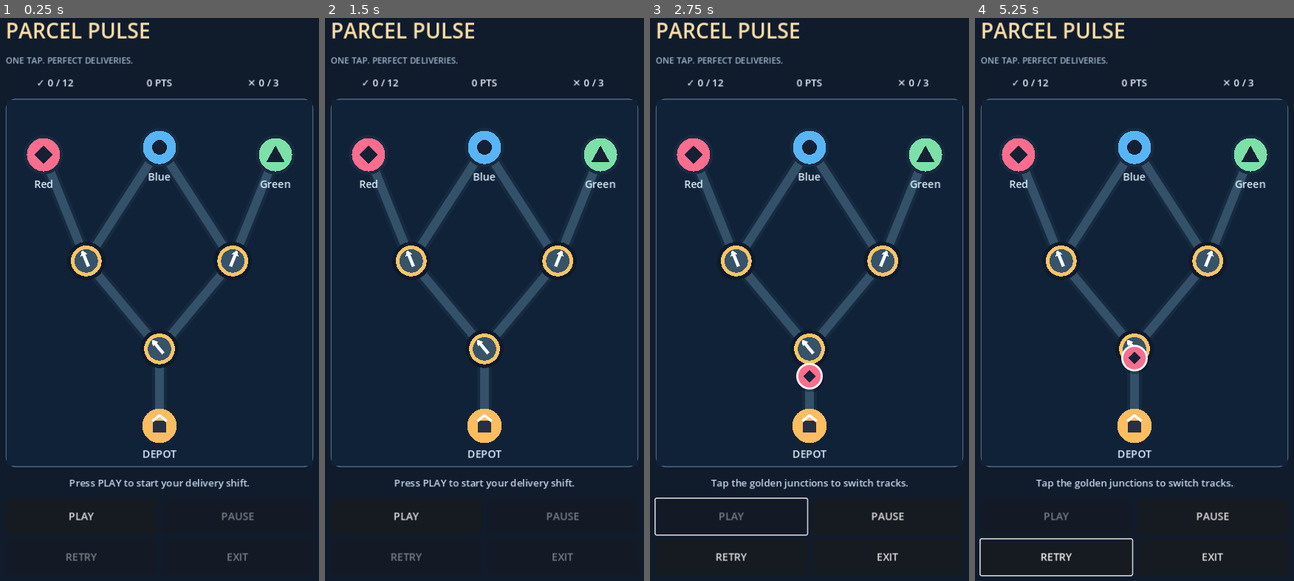
Above: before the commit, frames 1-4 (left to right).
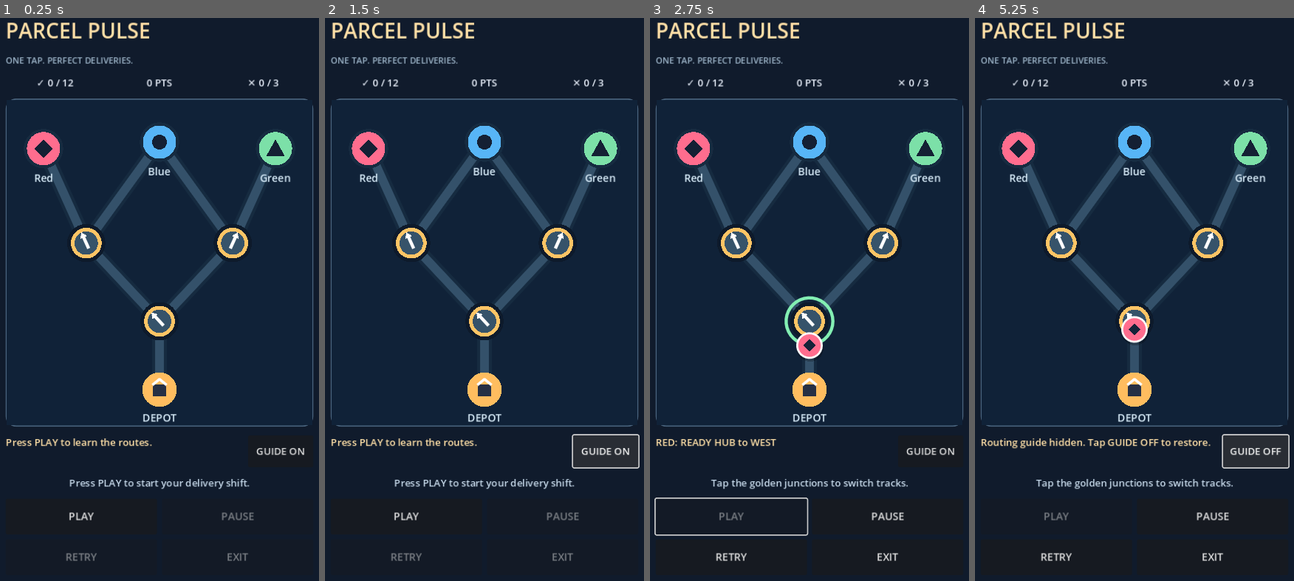
Above: after the commit, the same moments.

Repository: gauravprajapat-23/Parcel-pulse
Game: Godot game, scene res://scenes/game_screen.tscn
Two runs of this game, one before a commit and one after it. Both use one fixed random seed, a clock stepped at 60 frames per second and the inputs below.
Inputs (mouse positions are in pixels of both pictures, inside the frame that each line leads up to):
- Up to frame 1 (0.25 s): no input
- Up to frame 2 (1.5 s): click (605, 451) at 0.5 s, where only the run after the commit has a clickable "GUIDE ON"; click (605, 451) at 1.25 s, where only the run after the commit has a clickable "GUIDE OFF"
- Up to frame 3 (2.75 s): click "PLAY" at 2 s
- Up to frame 4 (5.25 s): click "RETRY" at 2.75 s; click "RETRY" at 3.5 s; click "RETRY" at 4.25 s; click (1255, 451) at 5 s, where only the run after the commit has a clickable "GUIDE ON"

The runs differ from the first frame. In frame 1, 8.6% of the frame differs, in the area x 1-99%, y 19-80%; in frame 2, 9.7%; in frame 3, 8.9%; in frame 4, 10%, in the area x 1-99%, y 19-100%.

Commit message:
feat(tutorial): add live routing guide, junction focus and guidance tests

Diff:
--- a/scripts/ui/board_view.gd
+++ b/scripts/ui/board_view.gd
@@ -4,6 +4,8 @@
 # Render-only view: all routing, scoring and delivery states belong to
 # ShiftController and BoardState.
 var controller: ShiftController
+var guide_focus: String = ""
+var guide_needs_action: bool = false
 
 const INK = Color("#d9edfa")
 const ROAD_BACK = Color("#162b40")
@@ -19,6 +21,14 @@
 	controller = value
 	controller.board.junction_changed.connect(_on_junction_changed)
 	controller.phase_changed.connect(_on_phase_changed)
+	queue_redraw()
+
+
+func set_guide_focus(node_id: String, needs_action: bool) -> void:
+	if guide_focus == node_id and guide_needs_action == needs_action:
+		return
+	guide_focus = node_id
+	guide_needs_action = needs_action
 	queue_redraw()
 
 
@@ -99,6 +109,12 @@
 			tip - direction * 9.0 - side * 6.0
 		]), Color.WHITE)
 
+	# Circle only the next junction the live guide is referring to.
+	if controller.board.is_junction(guide_focus):
+		var focus: Vector2 = _point(guide_focus)
+		var ring: Color = Color("#ffde84") if guide_needs_action else Color("#83efb3")
+		draw_arc(focus, 38.0, 0.0, TAU, 36, ring, 4.0, true)
+
 	for parcel in controller.parcels:
 		if not parcel.active:
 			continue
--- a/scripts/ui/game_screen.gd
+++ b/scripts/ui/game_screen.gd
@@ -9,6 +9,10 @@
 var score_label: Label
 var mistakes_label: Label
 var hint_label: Label
+var coach_label: Label
+var guide_button: Button
+var guide_enabled: bool = true
+var _last_guidance: String = ""
 var play_button: Button
 var pause_button: Button
 var restart_button: Button
@@ -27,10 +31,12 @@
 	controller.shift_finished.connect(_on_shift_finished)
 	_on_phase_changed(controller.phase)
 	_on_totals_changed(controller.score, controller.correct, controller.mistakes)
+	_update_guidance()
 
 
 func _physics_process(delta: float) -> void:
 	controller.advance(delta)
+	_update_guidance()
 
 
 func _notification(what: int) -> void:
@@ -115,6 +121,23 @@
 	board_view.size_flags_vertical = Control.SIZE_EXPAND_FILL
 	board_view.bind_controller(controller)
 	board_panel.add_child(board_view)
+
+	var coach_row := HBoxContainer.new()
+	coach_row.add_theme_constant_override("separation", 8)
+	column.add_child(coach_row)
+	coach_label = Label.new()
+	coach_label.text = "MATCH COLOR + SHAPE. Tap the golden switches."
+	coach_label.size_flags_horizontal = Control.SIZE_EXPAND_FILL
+	coach_label.autowrap_mode = TextServer.AUTOWRAP_WORD_SMART
+	coach_label.custom_minimum_size = Vector2(0, 52)
+	coach_label.add_theme_font_size_override("font_size", 16)
+	coach_label.add_theme_color_override("font_color", Color("#ffe0a7"))
+	coach_row.add_child(coach_label)
+	guide_button = Button.new()
+	guide_button.text = "GUIDE ON"
+	guide_button.custom_minimum_size = Vector2(106, 52)
+	guide_button.pressed.connect(_on_guide_pressed)
+	coach_row.add_child(guide_button)
 
 	hint_label = Label.new()
 	hint_label.text = "Tap the golden junctions to switch tracks."
@@ -190,6 +213,32 @@
 		(result_backdrop.size.y - 310.0) * 0.5
 	)
 	result_panel.size = Vector2(box_width, 310)
+
+
+func _on_guide_pressed() -> void:
+	guide_enabled = not guide_enabled
+	guide_button.text = "GUIDE ON" if guide_enabled else "GUIDE OFF"
+	_last_guidance = ""
+	_update_guidance()
+
+
+func _update_guidance() -> void:
+	if coach_label == null or board_view == null:
+		return
+	if not guide_enabled:
+		if _last_guidance != "OFF":
+			coach_label.text = "Routing guide hidden. Tap GUIDE OFF to restore."
+			board_view.set_guide_focus("", false)
+			_last_guidance = "OFF"
+		return
+	var advice: Dictionary = RoutingCoach.get_guidance(controller)
+	var message: String = str(advice["message"])
+	var focus: String = str(advice["focus"])
+	var needs_action: bool = bool(advice["needs_action"])
+	if _last_guidance != message:
+		coach_label.text = message
+		_last_guidance = message
+	board_view.set_guide_focus(focus, needs_action)
 
 
 func _on_play_pressed() -> void:
@@ -227,6 +276,7 @@
 	exit_button.disabled = new_phase == ShiftController.Phase.READY
 	pause_button.text = "RESUME" if new_phase == ShiftController.Phase.PAUSED else "PAUSE"
 	board_view.queue_redraw()
+	_update_guidance()
 
 
 func _on_totals_changed(new_score: int, delivered: int, errors: int) -> void:
--- /dev/null
+++ b/scripts/ui/routing_coach.gd
@@ -0,0 +1,53 @@
+extends RefCounted
+class_name RoutingCoach
+
+# Read-only, optional teaching assistance. Never changes board state.
+# Advise the next junction a parcel is actually approaching, not a future
+# switch that might misroute an earlier parcel.
+const SYMBOLS = {"red": "DIAMOND", "blue": "CIRCLE", "green": "TRIANGLE"}
+
+
+static func get_guidance(controller: ShiftController) -> Dictionary:
+	if controller.phase != ShiftController.Phase.RUNNING:
+		return {"message": "Press PLAY to learn the routes.", "focus": "", "needs_action": false}
+
+	var nearest: DeliveryParcel = null
+	var nearest_time: float = INF
+	for parcel in controller.parcels:
+		if not parcel.active or not controller.board.is_junction(parcel.next_node):
+			continue
+		var remaining: float = (1.0 - parcel.progress) * ShiftController.SEGMENT_SECONDS
+		if remaining < nearest_time:
+			nearest_time = remaining
+			nearest = parcel
+
+	if nearest == null:
+		if controller.scheduler.next_index < RouteScheduler.SCHEDULE.size():
+			var upcoming: String = str(RouteScheduler.SCHEDULE[controller.scheduler.next_index])
+			return {
+				"message": "NEXT: %s (%s). Match its home!" % [upcoming.to_upper(), SYMBOLS.get(upcoming, "?")],
+				"focus": "", "needs_action": false
+			}
+		return {"message": "Final deliveries on their way.", "focus": "", "needs_action": false}
+
+	var junction_id: String = nearest.next_node
+	var desired: String = desired_exit(junction_id, nearest.destination)
+	if not controller.board.is_valid_edge(junction_id, desired):
+		return {"message": "Check the approaching parcel route.", "focus": "", "needs_action": false}
+	var needs_action: bool = controller.board.get_next_node(junction_id) != desired
+	var verb: String = "TAP" if needs_action else "READY"
+	var message: String = "%s: %s %s to %s" % [
+		nearest.destination.to_upper(), verb, junction_id.to_upper(), desired.to_upper()
+	]
+	return {"message": message, "focus": junction_id, "needs_action": needs_action}
+
+
+static func desired_exit(junction_id: String, destination: String) -> String:
+	match junction_id:
+		"hub":
+			return "east" if destination == "green" else "west"
+		"west":
+			return "blue" if destination == "blue" else "red"
+		"east":
+			return "green" if destination == "green" else "blue"
+	return ""
--- /dev/null
+++ b/tests/test_guidance.gd
@@ -0,0 +1,74 @@
+extends SceneTree
+
+var passed: int = 0
+var failed: int = 0
+
+
+func _initialize() -> void:
+	call_deferred("_run")
+
+
+func _check(label: String, condition: bool) -> void:
+	if condition:
+		passed += 1
+		print("PASS ", label)
+	else:
+		failed += 1
+		push_error("FAIL " + label)
+
+
+func _run() -> void:
+	_test_ready_and_initial_red()
+	_test_second_blue_and_third_green()
+	_test_guide_is_pure()
+	print("Parcel Pulse routing coach: %d passed, %d failed." % [passed, failed])
+	quit(1 if failed > 0 else 0)
+
+
+func _step(c: ShiftController, seconds: float) -> void:
+	var remaining: float = seconds
+	while remaining > 0.000001:
+		var dt: float = minf(1.0 / 60.0, remaining)
+		c.advance(dt)
+		remaining -= dt
+
+
+func _test_ready_and_initial_red() -> void:
+	var c := ShiftController.new()
+	var ready: Dictionary = RoutingCoach.get_guidance(c)
+	_check("ready guidance is noninteractive", ready["focus"] == "")
+	c.start_shift()
+	_step(c, 0.1)
+	var first: Dictionary = RoutingCoach.get_guidance(c)
+	_check("first red parcel points to hub", first["focus"] == "hub")
+	_check("first red parcel needs no default toggle", not first["needs_action"])
+	c.toggle_junction("hub")
+	var changed: Dictionary = RoutingCoach.get_guidance(c)
+	_check("wrong hub selection prompts a tap", changed["needs_action"] and str(changed["message"]).contains("TAP"))
+
+
+func _test_second_blue_and_third_green() -> void:
+	_check("blue from west must go blue", RoutingCoach.desired_exit("west", "blue") == "blue")
+	_check("blue from east must go blue", RoutingCoach.desired_exit("east", "blue") == "blue")
+	_check("green from hub must go east", RoutingCoach.desired_exit("hub", "green") == "east")
+	_check("unknown junction has no fake exit", RoutingCoach.desired_exit("missing", "red") == "")
+	var c := ShiftController.new()
+	c.start_shift()
+	_step(c, 1.2)
+	var stage: Dictionary = RoutingCoach.get_guidance(c)
+	_check("after hub, coach points at west", stage["focus"] == "west")
+	_check("red remains correct on default west route", not stage["needs_action"])
+
+
+func _test_guide_is_pure() -> void:
+	var c := ShiftController.new()
+	c.start_shift()
+	_step(c, 0.2)
+	var before: Dictionary = c.board.selected_output.duplicate()
+	var parcel_count: int = c.parcels.size()
+	var score_before: int = c.score
+	for n in range(40):
+		RoutingCoach.get_guidance(c)
+	_check("guide never changes routing state", c.board.selected_output == before)
+	_check("guide never spawns parcels", c.parcels.size() == parcel_count)
+	_check("guide never changes score", c.score == score_before)
--- a/tests/test_ui_smoke.gd
+++ b/tests/test_ui_smoke.gd
@@ -35,6 +35,8 @@
 	_check("gameplay UI scene initializes", game.board_view != null and game.play_button != null and game.result_panel != null)
 	_check("mobile action buttons use two-column layout", game.play_button.get_parent() is GridContainer and (game.play_button.get_parent() as GridContainer).columns == 2)
 	_check("ready screen offers play", not game.play_button.disabled)
+	_check("guide visible on first launch", game.coach_label != null and game.guide_button != null and game.guide_enabled)
+	_check("new player receives guidance", not game.coach_label.text.is_empty())
 	_check("ready screen prevents switching", not game.board_view.toggle_at_local_position(game.board_view._point("hub")))
 
 	game.play_button.pressed.emit()
@@ -46,6 +48,12 @@
 	mouse.position = tap
 	game.board_view._gui_input(mouse)
 	_check("mouse tap switches route once", game.controller.board.get_next_node("hub") == "east")
+	game._update_guidance()
+	_check("live guide responds to route change", game.board_view.guide_focus == "hub" and game.board_view.guide_needs_action)
+	game.guide_button.pressed.emit()
+	_check("guide can be hidden during play", not game.guide_enabled and game.board_view.guide_focus == "")
+	game.guide_button.pressed.emit()
+	_check("guide can be restored during play", game.guide_enabled and game.board_view.guide_focus == "hub")
 
 	var touch := InputEventScreenTouch.new()
 	touch.position = tap
Not shown, changed: tools/build_android_debug.ps1
